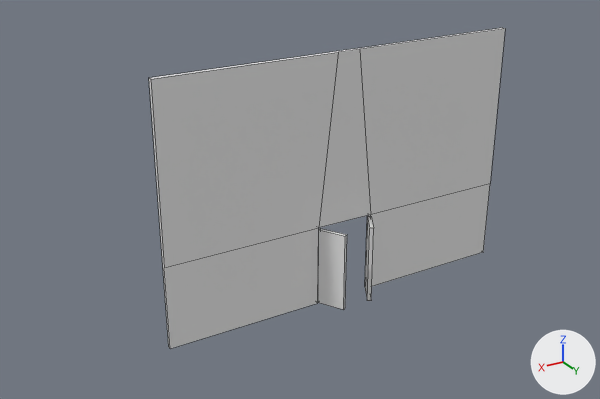
The Blender file TestesRodolfo/Blender_Files/Wall_of_Fortune.blend, before and after one commit.
Camera for both pictures: a 50 mm lens placed at (222.0, 325.0, 224.0), pointed at (24.0, -4.0, 60.0). Every picture has the same lights, and +X, +Y and +Z are marked at lower right. Mesh edges are drawn as thin lines.

Names of what the first picture shows: 'Left_Door', 'Right_Door', 'Wall_Fortune'.
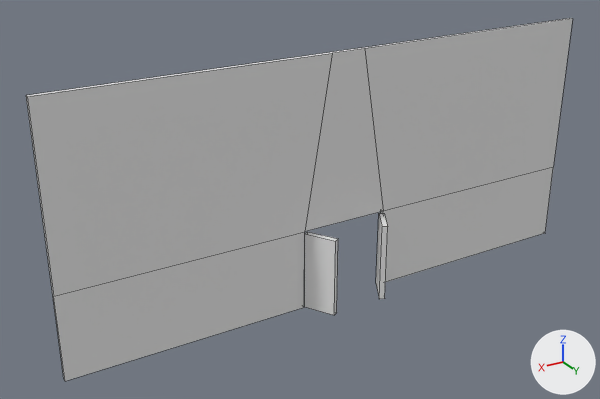
The change in detail:
Object 'Right_Door' (ob_right_door) moves from (15.8, 0.1, 21.6) to (23.8, 0.1, 21.6).
Object 'Right_Door' (ob_right_door) is rescaled from (7.5, 1.0, 21.2) to (8.62, 1.4, 21.2).
Object 'Left_Door' (ob_left_door) moves from (-15.9, 0.1, 21.6) to (-23.9, 0.1, 21.6).
Object 'Left_Door' (ob_left_door) is rescaled from (7.5, 1.0, 21.2) to (8.62, 1.4, 21.2).
Object 'Wall_Fortune' (ob_wall_fortune) is rescaled from (100.0, 1.0, 38.0) to (151.0, 1.0, 38.0).

Boxes (x1, y1, x2, y2) around the edits, measured in the pictures (600 x 399 px):
'Wall_Fortune', rescaled (53% wider, 13% taller): before (149, 28, 505, 349); after (26, 18, 572, 381)
'Right_Door', moved, rescaled (13% wider): before (318, 229, 347, 310); after (305, 232, 338, 315)
'Left_Door', moved, rescaled (30% wider): before (365, 216, 374, 301); after (376, 213, 388, 299)
